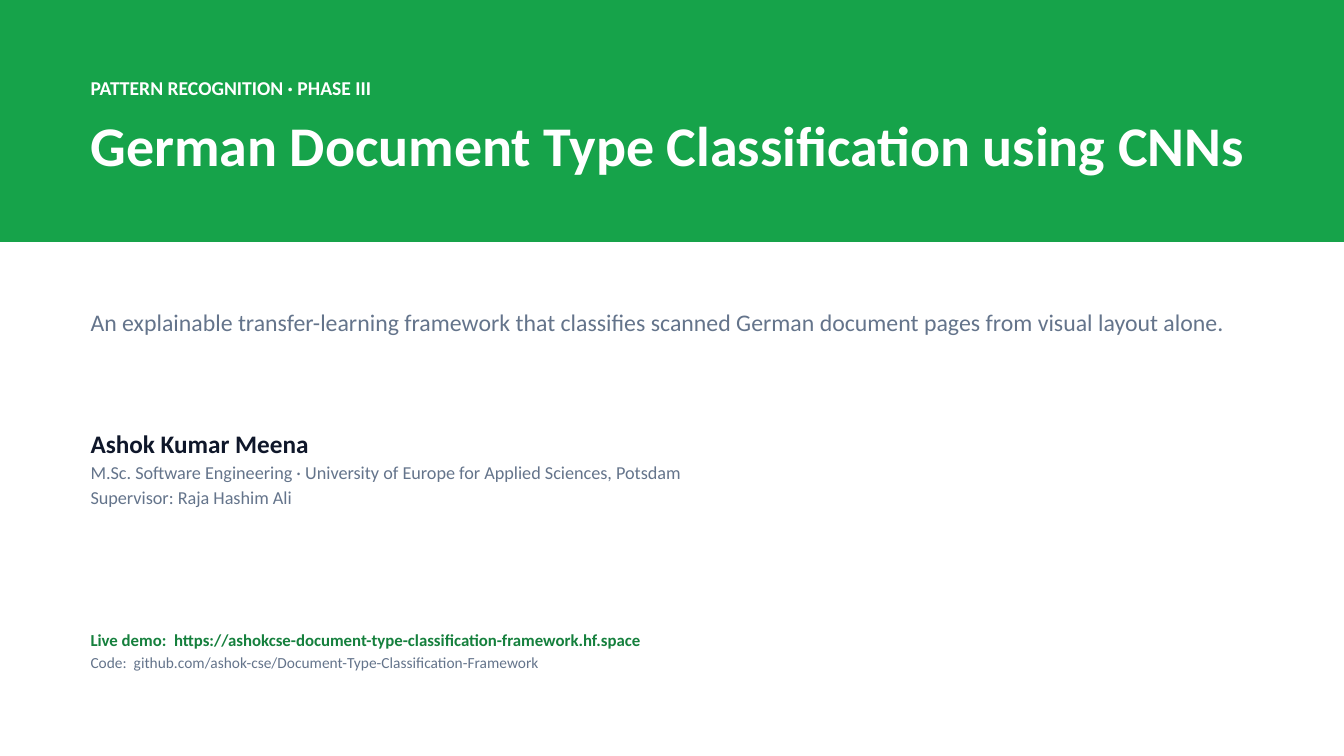
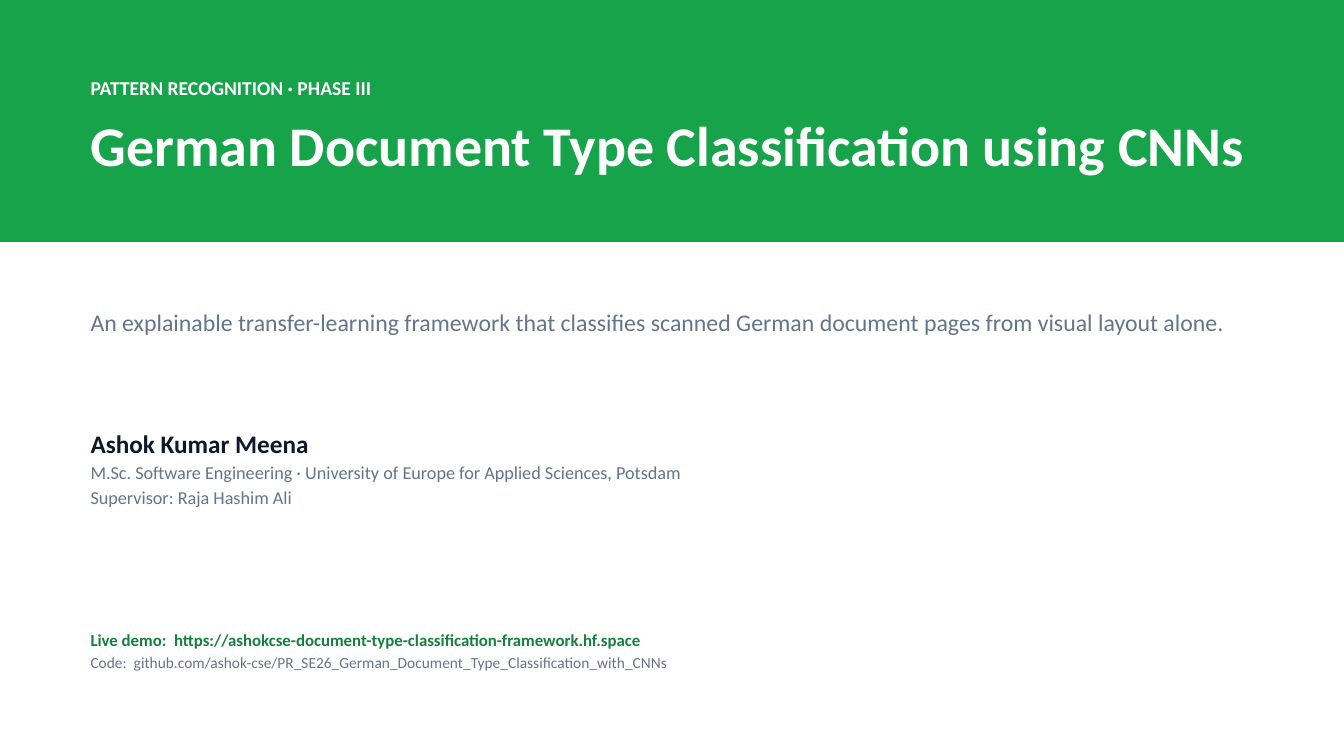
Before and after one commit to ashok-cse/Document-Type-Classification-Framework, a slide deck: slide 1 of docs/submission/Presentations/DTCF_Presentation.pptx. Drawn at 1344x756 pixels with LibreOffice and Linux fonts; fonts in the diff are those of the drawing. Boxes give left, top, right and bottom in pixels: in the first picture for what was removed or moved away, otherwise in the second. Text is boxed around its words. In the diff, an @@ line names an element or a change of style, - is before the commit and + after.

```diff
--- a/docs/submission/Presentations/DTCF_Presentation.pptx
+++ b/docs/submission/Presentations/DTCF_Presentation.pptx
@@ text at box(91, 657, 667, 671): text changed @@
-Code: github.com/ashok-cse/Document-Type-Classification-Framework
+Code: github.com/ashok-cse/PR_SE26_German_Document_Type_Classification_with_CNNs
```
Also in this commit, not shown: 1 other slide changed, 9 other files.
